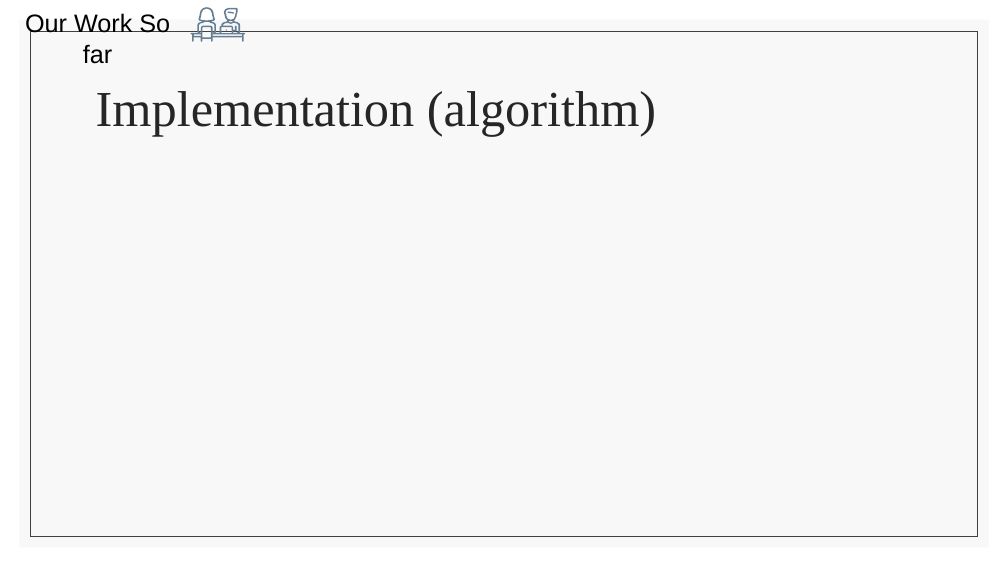
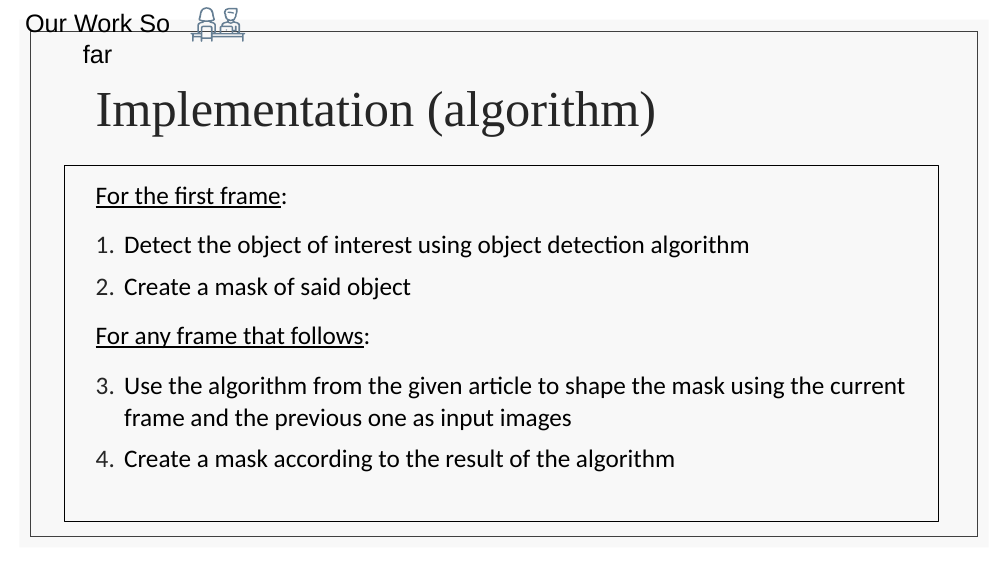
Before and after one commit to liordvir/AOTV, a slide deck: slide 8 of updated_presentation.pptx. Drawn at 1008x567 pixels with LibreOffice and Linux fonts; fonts in the diff are those of the drawing. Boxes give left, top, right and bottom in pixels: in the first picture for what was removed or moved away, otherwise in the second. Text is boxed around its words. In the diff, an @@ line names an element or a change of style, - is before the commit and + after.

```diff
--- a/updated_presentation.pptx
+++ b/updated_presentation.pptx
@@ rectangle added at bbox=[65, 166, 939, 522], outline #000000 1 pt @@
@@ text added at bbox=[96, 186, 905, 472], 24 pt, text #000000 @@
+For the first frame:
+1. Detect the object of interest using object detection algorithm
+2. Create a mask of said object
+For any frame that follows:
+1. Use the algorithm from the given article to shape the mask using the current frame and the previous one as input images
+2. Create a mask according to the result of the algorithm
```
Also in this commit, not shown: 3 other slides changed, 1 other file.
